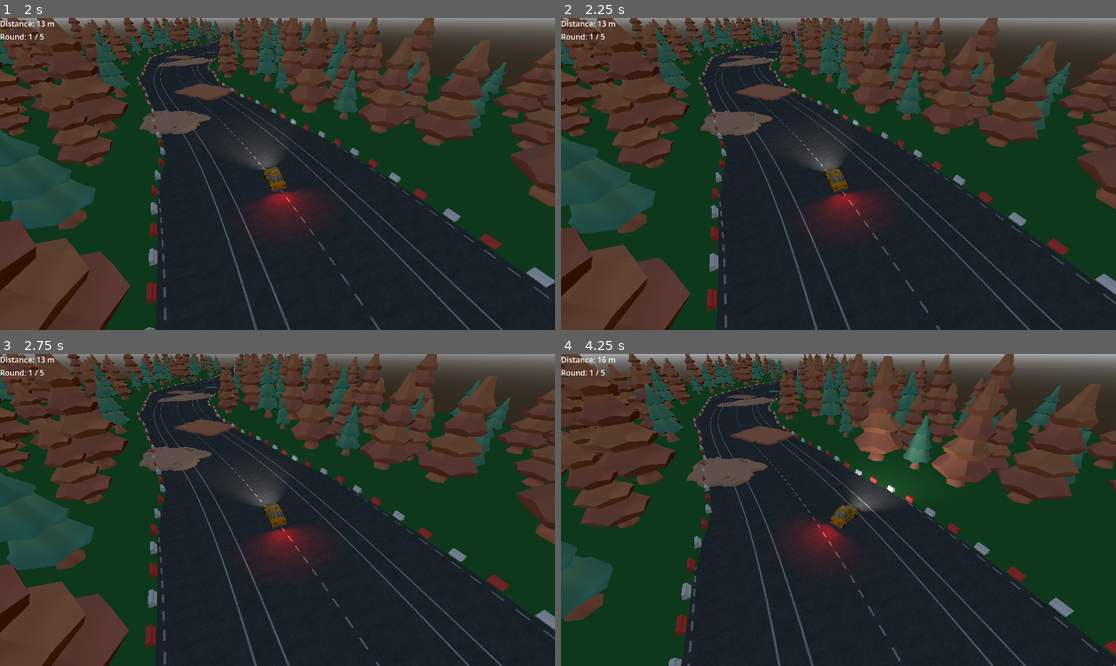
Above: before the commit, frames 1-4 (two rows, left to right).
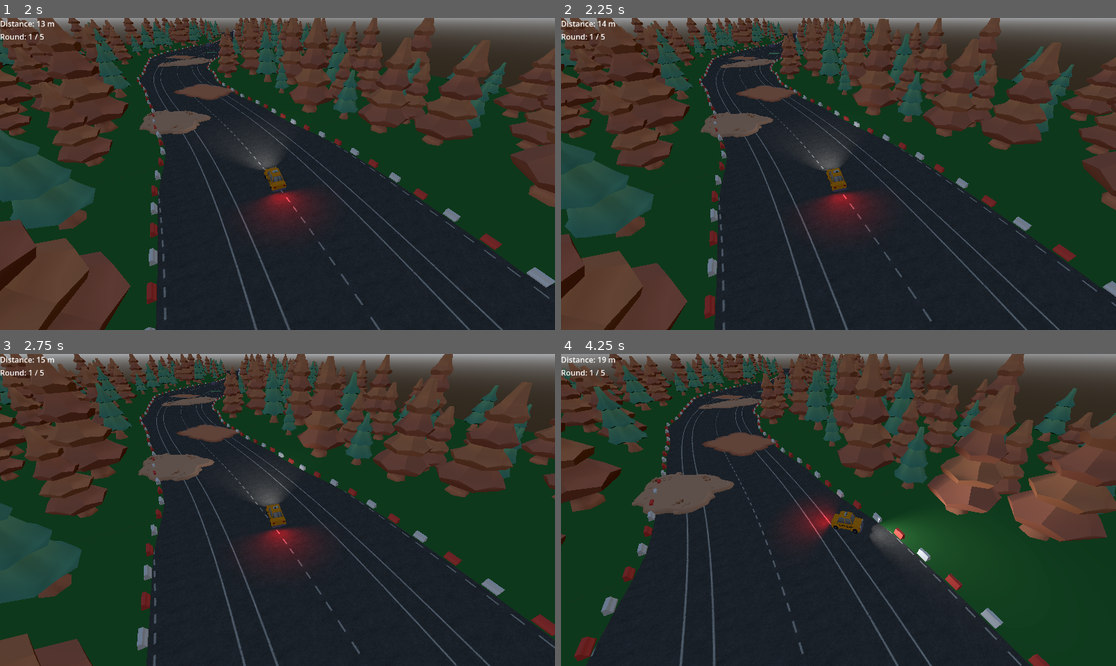
Above: after the commit, the same moments.

Repository: RuntimeRebelsStudio/YouAreYourOwnEnemy
Game: Godot game, scene res://scenes/main/main.tscn
Two runs of this game, one before a commit and one after it. Both use one fixed random seed, a clock stepped at 60 frames per second and the inputs below.
Inputs (mouse positions are in pixels of both pictures, inside the frame that each line leads up to):
- Up to frame 1 (2 s): click "PLAY" at 0.5 s; move the mouse to (399, 158) at 1.27 s; hold D (right) from 1.28 s (still down)
- Up to frame 2 (2.25 s): move the mouse to (727, 189) at 2.02 s; release D (right) at 2.03 s; hold Space (brake) from 2.03 s (still down)
- Up to frame 3 (2.75 s): keep holding Space (brake)
- Up to frame 4 (4.25 s): move the mouse to (894, 441) at 2.77 s; release Space (brake) at 2.78 s; hold D (right) from 2.78 s (still down); move the mouse to (810, 572) at 3.52 s

Frame 1 is identical in both runs. In frame 2, 11% of the frame differs, in the area x 0-100%, y 0-100%; in frame 3, 31%; in frame 4, 43%.

Commit message:
fix: removed breaking

Diff:
--- a/scenes/player/car.gd
+++ b/scenes/player/car.gd
@@ -235,21 +235,6 @@
 	else:
 		linear_damp = 0.0
 
-	# --- BREMS-LOGIK ---
-	if Input.is_action_pressed("brake"):
-		# Wenn wir im Patch sind (Faktor < 1.0), ist die Bremse schwächer ("rutschen")
-		if current_slow_factor < 1.0:
-			# Multipliziert die Bremse mit dem Faktor (z.B. 10000 * 0.4 = 4000)
-			brake = 10000.0 * current_slow_factor
-		else:
-			# Volle Bremskraft auf der Straße
-			brake = 10000.0
-
-		$Back_Left.engine_force = 0.0
-		$Back_Right.engine_force = 0.0
-	else:
-		# Wenn nicht gebremst wird, löst sich die Bremse komplett
-		brake = 0.0
 
 	# Timer mit delta hochzählen und nur alle 1,0 Sekunden ausgeben
 	speed_print_timer += delta
